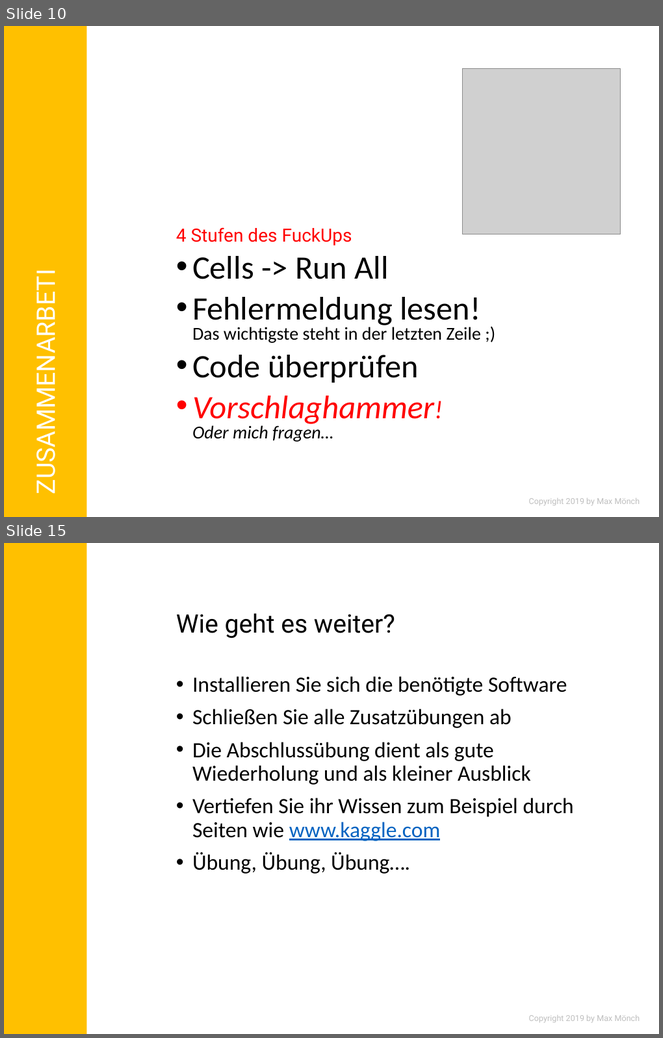
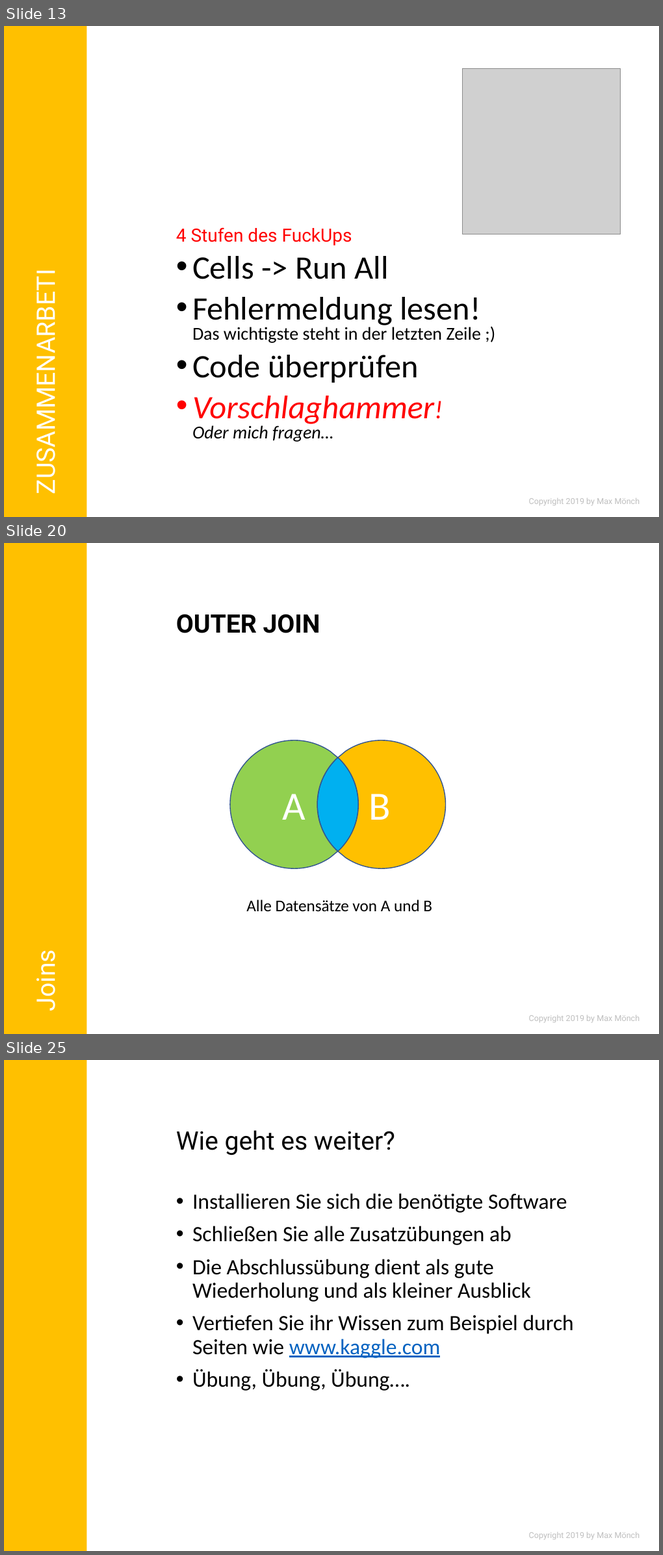
Before and after one commit to MonksterFX/pandas-basic, a slide deck: praesentation/pandas-basic.pptx. Shown one above the other, each under a label of ours: slides 10 and 15 before the commit, slides 13, 20 and 25 after it; the slides between them are not shown. The pictures are 663x1038 and 663x1555 pixels, drawn with LibreOffice and Linux fonts; fonts in the diff are those of the drawing; grey boxes stand for pictures; background and template pictures are left out. Boxes give left, top, right and bottom in pixels: in the first picture for what was removed or moved away, otherwise in the second. Text is boxed around its words. In the diff, an @@ line names an element or a change of style, - is before the commit and + after.

```diff
--- a/praesentation/pandas-basic.pptx
+++ b/praesentation/pandas-basic.pptx
@@ slide 20 added at [4, 543, 659, 1034], background #FFFFFF; not listed: 2 template elements that a slide beside it also shows @@
@@ title added at [176, 614, 321, 633], 28 pt, text #000000, bold @@
+OUTER JOIN
@@ freeform shape added at [230, 740, 337, 869], fill #92D050, outline #325491 1 pt @@
@@ freeform shape added at [338, 740, 445, 869], fill #FFC000, outline #325491 1 pt @@
@@ freeform shape added at [317, 758, 358, 852], fill #00B0F0, outline #325491 1 pt @@
@@ text added at [282, 794, 306, 820], 44 pt, text #FFFFFF @@
+A
@@ text added at [369, 794, 391, 820], 44 pt, text #FFFFFF @@
+B
@@ text added at [246, 900, 432, 912], 18 pt, text #000000 @@
+Alle Datensätze von A und B
@@ text added at [28, 956, 62, 1010], 28 pt, text #FFFFFF @@
+Joins
@@ what was slide 10 is now slide 13 @@
@@ what was slide 15 is now slide 25 @@
```
Also in this commit, not shown: 3 slides changed, 9 other slides added, 11 other files.
